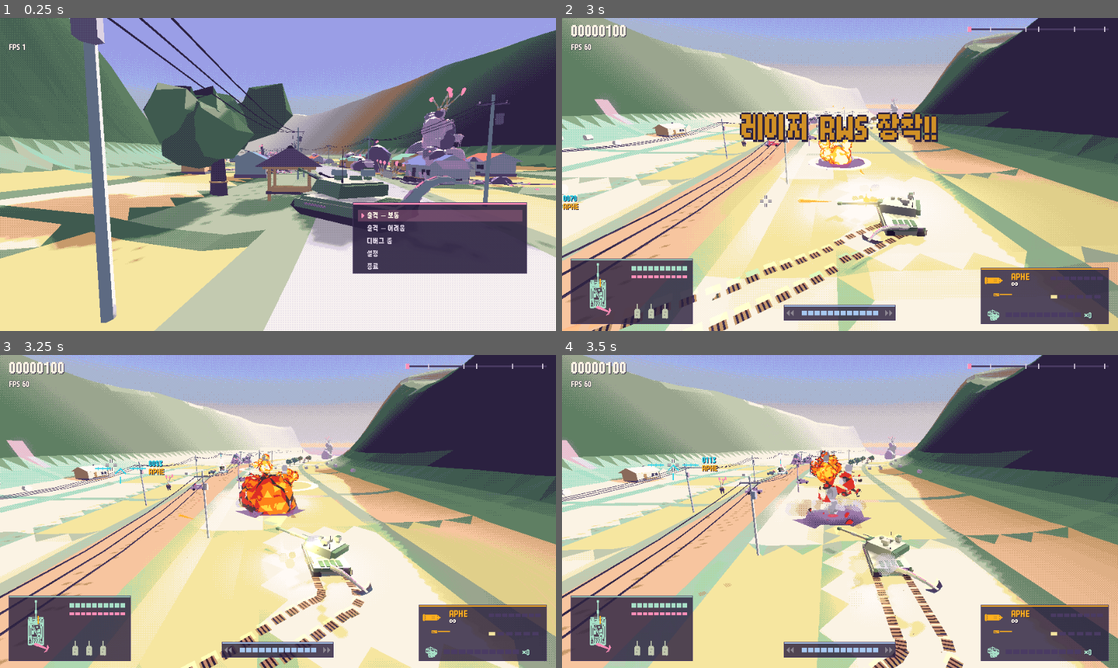
Above: before the commit, frames 1-4 (two rows, left to right).
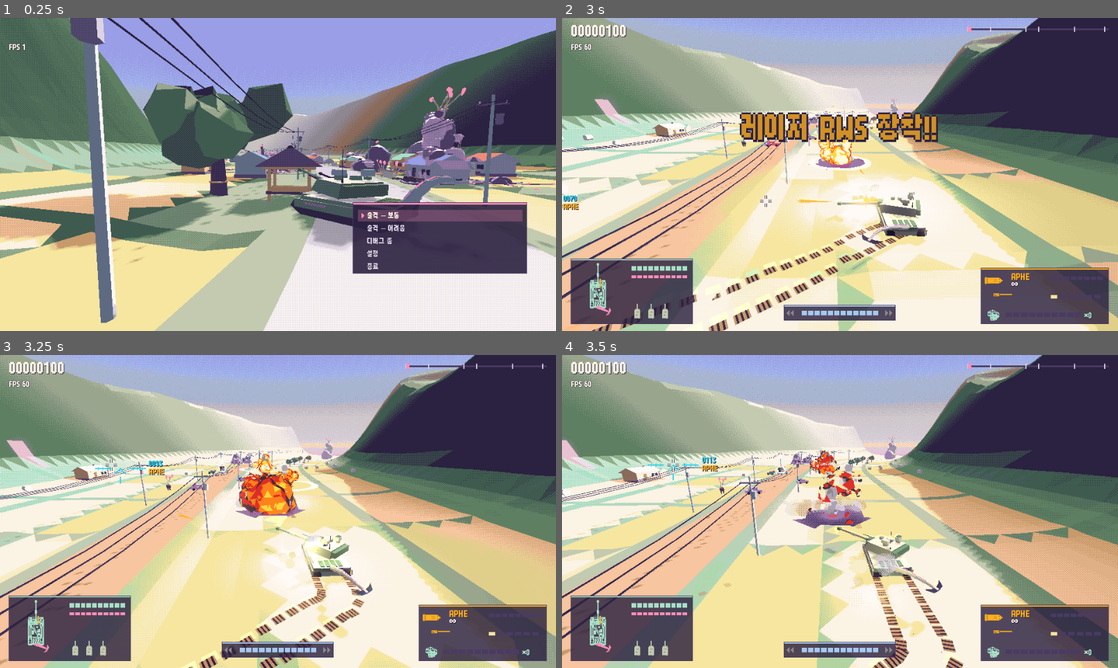
Above: after the commit, the same moments.

Repository: scarf005/orca-class
Game: Godot game, scene res://scenes/main.tscn
The game is run twice, just before and just after one commit, with the same random seed, the same clock (stepped at 60 frames per second) and the same inputs.
Inputs (mouse positions are in pixels of both pictures, inside the frame that each line leads up to):
- Up to frame 1 (0.25 s): no input
- Up to frame 2 (3 s): tap Enter (ui_accept) at 0.5 s; drag from (840, 174) to (895, 105) at 0.52 s; drag from (728, 190) to (812, 237) at 1.27 s; move the mouse to (895, 105) at 2.02 s; press the mouse at (895, 105) at 2.03 s; hold D (move_right) 2.03-2.75 s; release the mouse at (895, 105) at 2.75 s; drag from (812, 237) to (673, 127) at 2.77 s
- Up to frame 3 (3.25 s): no input
- Up to frame 4 (3.5 s): no input

Frames 1-3 are identical in both runs. In frame 4, 0.6% of the frame differs, in the area x 33-61%, y 31-59%.

Commit message:
fix: stop blasts popping in chains, double shell damage and quiet the sensor warning
- a blast's secondary pops never pop again and are capped (Secondary blast pops slider, default 2)
- main-gun shell damage x2 (Shell damage slider)
- a lost sensor is a small blinking line above the hull schematic with a quiet warn, not a shout

Assisted-by: claude-code:claude-opus-5-5
Co-authored-by: Claude Opus 5.5 <noreply@anthropic.com>

Diff:
--- a/scripts/combat/fx.gd
+++ b/scripts/combat/fx.gd
@@ -14,6 +14,7 @@
 const RICOCHET_LIFE := Vector2(0.25, 0.4)
 const RICOCHET_SPREAD := 0.35
 const TRAIL_MIN_SPEED := 4.0 ## Shards stop trailing once they slow down on the ground.
+static var BLAST_POPS := 2 ## Most secondary pops a big blast sets off (tuned live in the duel mode).
 static var DEBRIS_SMOKE_LIFE := 0.5 ## Seconds the smoke a flying shard or wreck leaves hangs in the air (tuned live in the duel mode).
 
 ## SOLID: flat pixel-art debris sprites that face the camera and tumble in the screen plane.
@@ -426,8 +427,9 @@
 ## secondary pops.
 ## `push` is the attack direction: the fireball, embers, dust and debris are thrown on along it and
 ## the secondary pops march down it, so a shell's blast carries through what it hit.
-## `ring` is the shockwave's radius; by default it follows the fireball.
-func explosion(position: Vector3, damage_radius: float, palette := [Palette.BUTTER, Palette.AMBER, Palette.HOT, Palette.CORAL], push := Vector3.ZERO, ring := 0.0) -> void:
+## `ring` is the shockwave's radius; by default it follows the fireball. `pops` is how many smaller
+## secondary blasts follow it; by default BLAST_POPS for a big one, none for a small one.
+func explosion(position: Vector3, damage_radius: float, palette := [Palette.BUTTER, Palette.AMBER, Palette.HOT, Palette.CORAL], push := Vector3.ZERO, ring := 0.0, pops := -1) -> void:
 	# Visuals read bigger than the damage area: it has to register at 480x270 across the valley.
 	# Capped so a heavy shell's blast reads huge without swallowing the screen.
 	var radius := minf(damage_radius * 1.5, 8.0)
@@ -469,10 +471,11 @@
 	for i in int(1 + n * 0.8):
 		var dir := Vector3(randf_range(-1, 1), randf_range(0.8, 1.6), randf_range(-1, 1)).normalized()
 		spawn(Kind.FLAME, position, dir * randf_range(6, 12) * (0.7 + radius * 0.15), randf_range(1.0, 1.8), 0.35, Palette.PEACH, {"gravity": 18.0, "trail": Palette.ASH, "end_size": 0.2, "fade": 0.8})
-	if damage_radius >= 3.0:
-		for i in int(damage_radius * 0.5):
-			var along := push * damage_radius * (0.8 + i * 0.7)
-			_delayed.append({"time": (randf_range(0.12, 0.3) + i * 0.1) * BLAST_PACE, "position": position + along + Vector3(randf_range(-1, 1), randf_range(0, 1), randf_range(-1, 1)) * damage_radius * 0.6, "radius": damage_radius * 0.4, "palette": palette, "push": push})
+	if pops < 0:
+		pops = mini(int(damage_radius * 0.5), BLAST_POPS) if damage_radius >= 3.0 else 0
+	for i in pops:
+		var along := push * damage_radius * (0.8 + i * 0.7)
+		_delayed.append({"time": (randf_range(0.12, 0.3) + i * 0.1) * BLAST_PACE, "position": position + along + Vector3(randf_range(-1, 1), randf_range(0, 1), randf_range(-1, 1)) * damage_radius * 0.6, "radius": damage_radius * 0.4, "palette": palette, "push": push})
 
 
 ## A see-through copy of `meshes` where they stand now, washed in `color`, that dithers away.
@@ -571,7 +574,7 @@
 			ready.append(d)
 	for d in ready:
 		_delayed.erase(d)
-		explosion(d.position, d.radius, d.palette, d.get("push", Vector3.ZERO))
+		explosion(d.position, d.radius, d.palette, d.get("push", Vector3.ZERO), 0.0, 0) # A pop never pops again.
 		Sfx.play("blast_small", d.position, -4.0, randf_range(1.0, 1.3))
 
 
--- a/scripts/player/armament.gd
+++ b/scripts/player/armament.gd
@@ -43,6 +43,7 @@
 const QUICK_BLAST := Vector2(300.0, 600.0)
 const APHE_DAMAGE := Vector2(1.0, 2.0) ## Times SHELL_DAMAGE; the full charge uses y, a quick shell QUICK_DAMAGE.
 const APHE_RADIUS := Vector2(5.0, 9.0)
+static var SHELL_DAMAGE_SCALE := 2.0 ## Multiplies every main-gun shell's hit and blast damage (tuned live in the duel mode).
 static var HE_RADIUS_SCALE := 1.6 ## Widens the APHE filler's blast, so a near miss still tears what stands beside it (tuned live in the duel mode).
 const APHE_BLAST := Vector2(600.0, 600.0)
 const HEAT_STAGGER := Vector2(1.0, 2.5)
--- a/scripts/player/tank.gd
+++ b/scripts/player/tank.gd
@@ -1008,6 +1008,8 @@
 			shell.fuse_distance = muzzle.distance_to(_aimed_spot(charge_lock) if _aimed_spot(charge_lock) != Vector3.INF else charge_lock.hit_center()) if is_instance_valid(charge_lock) else maxf(muzzle.distance_to(aim_point) - 2.0, 6.0)
 			shell.airburst_fragments = roundi(lerpf(Armament.AIRBURST_FRAGMENTS.x, Armament.AIRBURST_FRAGMENTS.y, table))
 			shell.proximity = lerpf(Armament.AIRBURST_PROXIMITY.x, Armament.AIRBURST_PROXIMITY.y, table)
+	shell.hit.damage *= Armament.SHELL_DAMAGE_SCALE
+	shell.blast_damage *= Armament.SHELL_DAMAGE_SCALE
 	if not full:
 		return
 	# A locked full charge always strikes its lock: aimed straight at it, through whatever is between.
--- a/scripts/ui/duel_panel.gd
+++ b/scripts/ui/duel_panel.gd
@@ -20,6 +20,8 @@
 	["Dismember speed (m/s)", func() -> float: return Enemy.DISMEMBER_SPEED, func(v: float) -> void: Enemy.DISMEMBER_SPEED = v, 0.0, 200.0, 1.0],
 	["Dismember focus by momentum", func() -> float: return Enemy.DISMEMBER_FOCUS, func(v: float) -> void: Enemy.DISMEMBER_FOCUS = v, 0.0, 3.0, 0.05],
 	["Blast throw (m/s per dmg)", func() -> float: return Wreck.BLAST_THROW, func(v: float) -> void: Wreck.BLAST_THROW = v, 0.0, 0.3, 0.005],
+	["Shell damage (x)", func() -> float: return Armament.SHELL_DAMAGE_SCALE, func(v: float) -> void: Armament.SHELL_DAMAGE_SCALE = v, 0.25, 6.0, 0.05],
+	["Secondary blast pops", func() -> float: return Fx.BLAST_POPS, func(v: float) -> void: Fx.BLAST_POPS = int(v), 0.0, 8.0, 1.0],
 	["HE blast radius (x)", func() -> float: return Armament.HE_RADIUS_SCALE, func(v: float) -> void: Armament.HE_RADIUS_SCALE = v, 0.5, 4.0, 0.1],
 	["Shockwave reach (x blast)", func() -> float: return World.SHOCKWAVE_SCALE, func(v: float) -> void: World.SHOCKWAVE_SCALE = v, 0.5, 5.0, 0.1],
 	["Debris smoke life (s)", func() -> float: return Fx.DEBRIS_SMOKE_LIFE, func(v: float) -> void: Fx.DEBRIS_SMOKE_LIFE = v, 0.05, 3.0, 0.05],
--- a/scripts/ui/hud.gd
+++ b/scripts/ui/hud.gd
@@ -11,6 +11,9 @@
 var _incoming: Array[Dictionary] = [] ## {position, time}: waves arriving from outside the view.
 var _intercepts := 0
 var _banner := ""
+var _sensor_warning := "" ## A lost roof sensor, said small just above the hull schematic.
+var _sensor_warning_time := 0.0
+const SENSOR_WARNING_TIME := 1.6
 var _banner_time := 0.0
 var _shout := ""
 var _shout_time := 0.0
@@ -62,8 +65,9 @@
 		Sfx.ui("warn", 0.0, 1.3))
 	world.player.pickup_collected.connect(_on_pickup)
 	world.player.sensor_lost.connect(func(name: String) -> void:
-		shout(tr("WARN_FCS_LOST" if name == "fcs" else "WARN_RWS_LOST"), Palette.RED, 2.2)
-		Sfx.ui("warn"))
+		_sensor_warning = tr("WARN_FCS_LOST" if name == "fcs" else "WARN_RWS_LOST")
+		_sensor_warning_time = SENSOR_WARNING_TIME
+		Sfx.ui("warn", -10.0))
 	world.director.section_changed.connect(func(section: Course.Section) -> void: banner(tr("SECTION_%d" % section)))
 	world.director.checkpoint_reached.connect(func(_name: String) -> void: banner(tr("CHECKPOINT")))
 
@@ -199,6 +203,10 @@
 	_panel(Rect2(origin, Vector2(210, 112)), Palette.MINT)
 	_update_xray()
 	draw_texture(_tank_view.get_texture(), origin + Vector2(8, 2))
+	if _sensor_warning_time > 0.0:
+		_sensor_warning_time -= get_process_delta_time()
+		if fmod(_sensor_warning_time, 0.4) > 0.12:
+			_text(origin + Vector2(4, -6), _sensor_warning, Palette.RED, 12)
 	var armor := p.hp / p.max_hp
 	_bar(Rect2(origin + Vector2(104, 12), Vector2(96, 8)), armor, _armor_color(armor), 10)
 	_bar(Rect2(origin + Vector2(104, 28), Vector2(96, 5)), p.tail.hp / Tail.MAX_HP, _tail_color(), 10)
